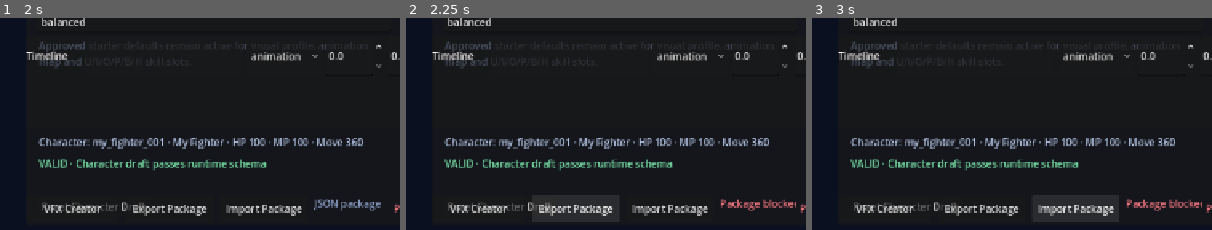
Above: before the commit, frames 1-3 (left to right).
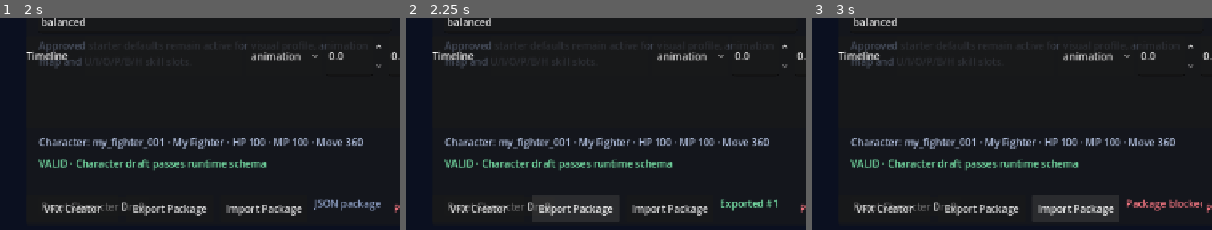
Above: after the commit, the same moments.

Repository: ws951125/custom-fighter
Game: Godot game, scene res://game/creator/creator_studio.tscn
The game is run twice, just before and just after one commit, with the same random seed, the same clock (stepped at 60 frames per second) and the same inputs. This scene is started directly instead of the project's main scene.
Inputs:
- Up to frame 1 (2 s): click "VFX Creator" at 0.5 s; click "Preview in Training" at 1.25 s
- Up to frame 2 (2.25 s): click "Export Package" at 2 s
- Up to frame 3 (3 s): click "Import Package" at 2.75 s
The pictures show only the part of the screen within x 0-50%, y 50-100%; the shares and areas given below are measured in that part.

Frame 1 is identical in both runs. In frame 2, 0.6% of the frame differs, in the area x 78-98%, y 85-92%; in frame 3, nothing differs.

Commit message:
fix: preserve trap duration in character packages

Diff:
--- a/game/core/package/character_package_definition.gd
+++ b/game/core/package/character_package_definition.gd
@@ -14,7 +14,7 @@
 	"startup", "active", "recovery", "speed", "range", "hitstun", "knockback",
 	"hitbox_half_width", "hitbox_half_depth", "formation_count", "formation_spacing",
 	"formation_interval", "formation_offset", "buff_duration", "move_speed_multiplier",
-	"basic_attack_damage_multiplier", "visual", "impact_visual"
+	"basic_attack_damage_multiplier", "trap_duration", "visual", "impact_visual"
 ]
 
 var schema_version := CURRENT_SCHEMA_VERSION
@@ -204,6 +204,7 @@
 		"buff_duration": skill.buff_duration,
 		"move_speed_multiplier": skill.move_speed_multiplier,
 		"basic_attack_damage_multiplier": skill.basic_attack_damage_multiplier,
+		"trap_duration": skill.trap_duration,
 		"visual": skill.visual,
 		"impact_visual": skill.impact_visual
 	}
